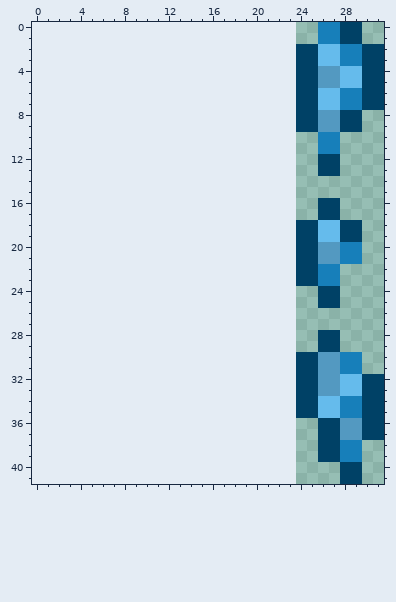
Edited in one commit: pixel-art sprite (Resources/Textures/Dusts/FeatherDust.png). Above is the file before it was changed.
The file is 8x42 pixels. The old version is drawn lined up with the new one, on the new canvas.
And afterwards:
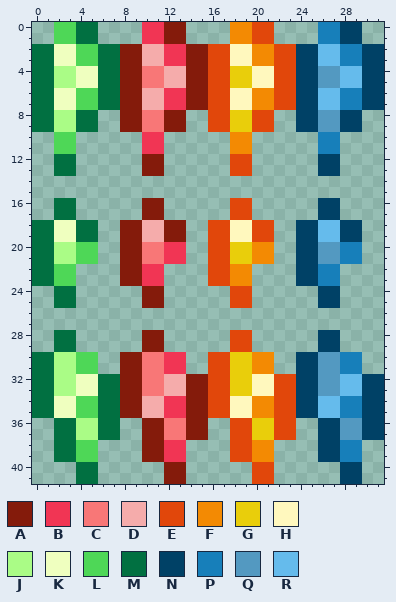
Palette (. is transparent): A #841b0b  B #f13554  C #f87777  D #f5acab  E #e1470b  F #f38a03  G #e9ce0b  H #fff8be  J #aafc86  K #efffbf  L #4ed757  M #017041  N #004166  P #177fba  Q #5399c1  R #65bbec
Changes in this commit:
canvas 8x42 -> 32x42, the old top-left corner now at 24,0
Changed rows in their new state; - is an unchanged pixel.
first column x 0:
 0 --LLMM----BBAA----FFEE--
 1 --LLMM----BBAA----FFEE--
 2 MMKKLLMMAADDBBAAEEHHFFEE
 3 MMKKLLMMAADDBBAAEEHHFFEE
 4 MMJJKKMMAACCDDAAEEGGHHEE
 5 MMJJKKMMAACCDDAAEEGGHHEE
 6 MMKKLLMMAADDBBAAEEHHFFEE
 7 MMKKLLMMAADDBBAAEEHHFFEE
 8 MMJJMM--AACCAA--EEGGEE--
 9 MMJJMM--AACCAA--EEGGEE--
10 --LL------BB------FF----
11 --LL------BB------FF----
12 --MM------AA------EE----
13 --MM------AA------EE----
16 --MM------AA------EE----
17 --MM------AA------EE----
18 MMKKMM--AADDAA--EEHHEE--
19 MMKKMM--AADDAA--EEHHEE--
20 MMJJLL--AACCBB--EEGGFF--
21 MMJJLL--AACCBB--EEGGFF--
22 MMLL----AABB----EEFF----
23 MMLL----AABB----EEFF----
24 --MM------AA------EE----
25 --MM------AA------EE----
28 --MM------AA------EE----
29 --MM------AA------EE----
30 MMJJLL--AACCBB--EEGGFF--
31 MMJJLL--AACCBB--EEGGFF--
32 MMJJKKMMAACCDDAAEEGGHHEE
33 MMJJKKMMAACCDDAAEEGGHHEE
34 MMKKLLMMAADDBBAAEEHHFFEE
35 MMKKLLMMAADDBBAAEEHHFFEE
36 --MMJJMM--AACCAA--EEGGEE
37 --MMJJMM--AACCAA--EEGGEE
38 --MMLL----AABB----EEFF--
39 --MMLL----AABB----EEFF--
40 ----MM------AA------EE--
41 ----MM------AA------EE--
